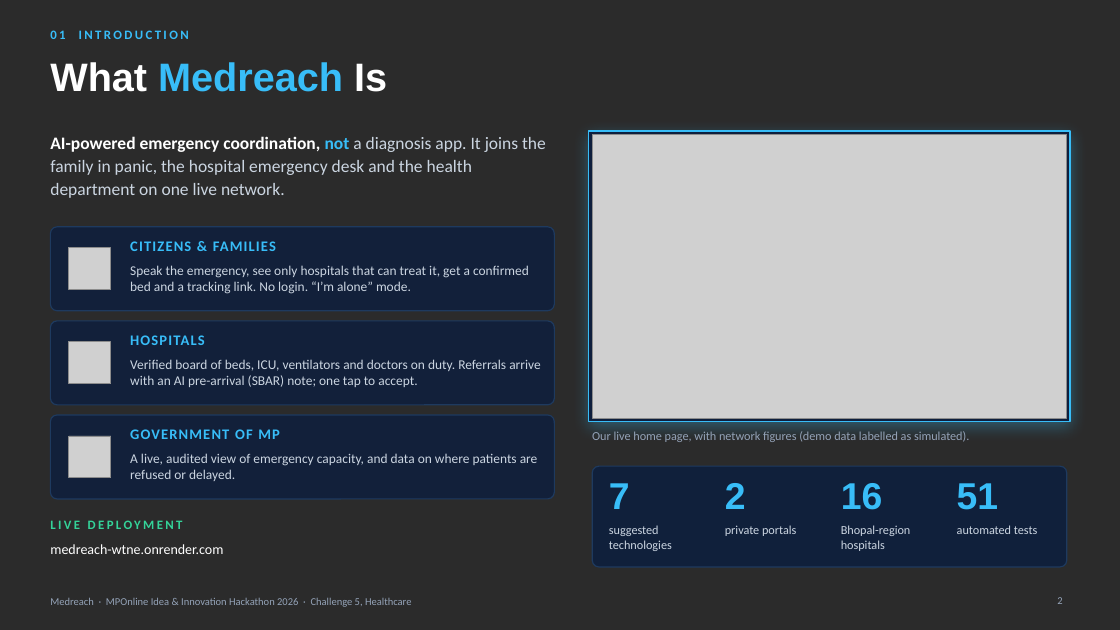
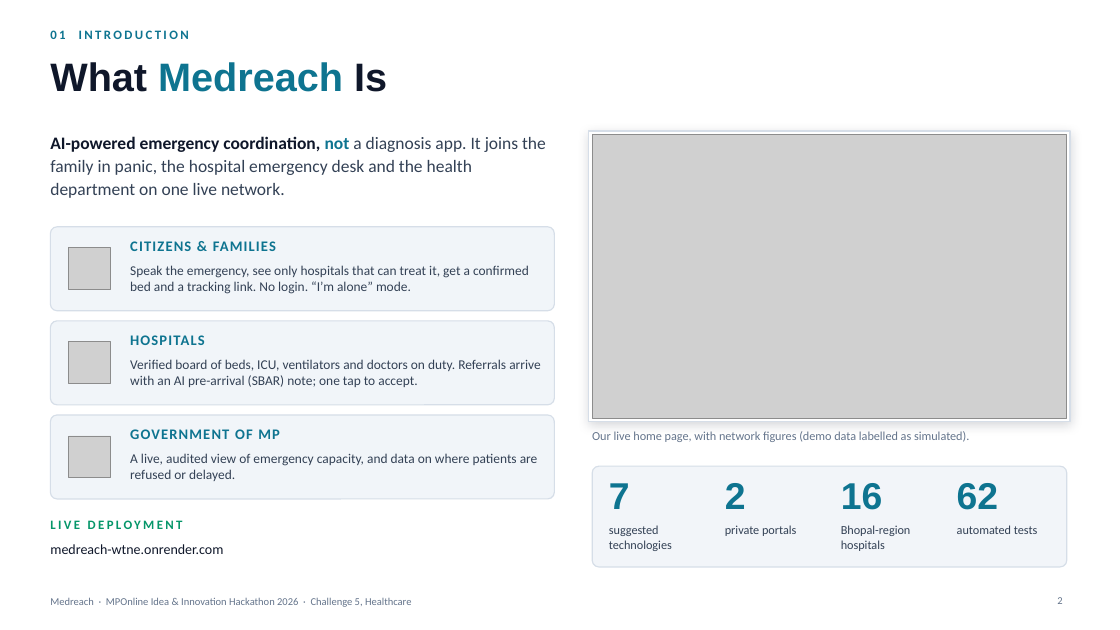
Before and after one commit to prakharporwal518-collab/Medreach, a slide deck: slide 2 of public/downloads/Medreach-Presentation-Final.pptx. Drawn at 1120x630 pixels with LibreOffice and Linux fonts; fonts in the diff are those of the drawing; grey boxes stand for pictures; background and template pictures are left out; a plain dark background stands for a picture behind light text. Boxes give left, top, right and bottom in pixels: in the first picture for what was removed or moved away, otherwise in the second. Text is boxed around its words. In the diff, an @@ line names an element or a change of style, - is before the commit and + after.

```diff
--- a/public/downloads/Medreach-Presentation-Final.pptx
+++ b/public/downloads/Medreach-Presentation-Final.pptx
@@ background picture (left out) to #FFFFFF @@
@@ title "What Medreach Is" at bbox=[50, 62, 387, 92]: text colour #FFFFFF to #0F172A in "What Is"; text colour #38BDF8 to #0E7490 in "Medreach" @@
@@ text "AI-powered emergency coordination, not a ..." at bbox=[50, 136, 546, 198]: text colour #FFFFFF to #0F172A in "AI-powered emergency coordination,"; text colour #38BDF8 to #0E7490 in "not"; text colour #CBD5E1 to #334155 in "a diagnosis app. It joins the family ..." @@
@@ rectangle at bbox=[589, 131, 1070, 422]: fill #0E1F3D to #FFFFFF; outline #38BDF8 1 pt to #D6DEE8 1 pt; shadow changed @@
@@ fill #0E1F3D at 85% opacity to #F1F5F9; outline #1E3A5F 1 pt to #D6DEE8 1 pt in 3 elements at bbox=[50, 227, 555, 311], bbox=[50, 321, 555, 405], bbox=[50, 415, 555, 499] @@
@@ rounded rectangle at bbox=[592, 466, 1067, 567]: fill #0E1F3D at 90% opacity to #F1F5F9 at 90% opacity; outline #1E3A5F 1 pt to #D6DEE8 1 pt @@
@@ text colour #38BDF8 to #0E7490 in 7 elements at bbox=[50, 30, 189, 39], bbox=[130, 241, 276, 251], bbox=[130, 335, 205, 345], bbox=[130, 429, 280, 439], bbox=[609, 483, 630, 509], bbox=[725, 483, 746, 509], bbox=[841, 483, 883, 510] @@
@@ text at bbox=[957, 483, 999, 510]: text changed; text colour #38BDF8 to #0E7490 @@
-51
+62
@@ text "LIVE DEPLOYMENT" at bbox=[50, 520, 183, 529]: text colour #34D399 to #059669 @@
@@ text colour #CBD5E1 to #334155 in 7 elements at bbox=[130, 265, 529, 294], bbox=[130, 359, 541, 387], bbox=[130, 453, 538, 481], bbox=[609, 525, 672, 551], bbox=[725, 525, 796, 536], bbox=[841, 525, 911, 551], bbox=[957, 525, 1037, 534] @@
@@ text "medreach-wtne.onrender.com" at bbox=[50, 544, 223, 554]: text colour #FFFFFF to #0F172A @@
@@ text colour #94A3B8 to #64748B in 3 elements at bbox=[592, 431, 969, 442], bbox=[1057, 597, 1062, 604], bbox=[50, 597, 411, 607] @@
```
Also in this commit, not shown: 9 other slides changed, 4 other files.
